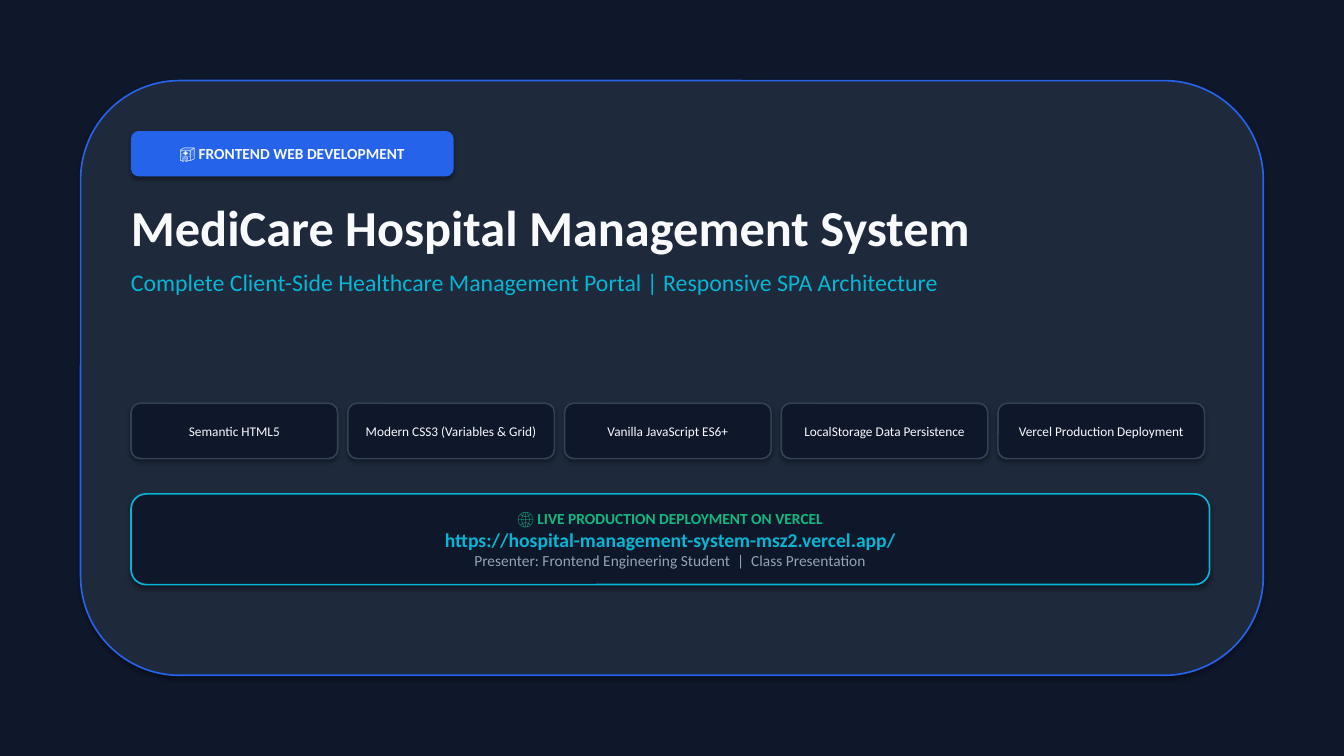
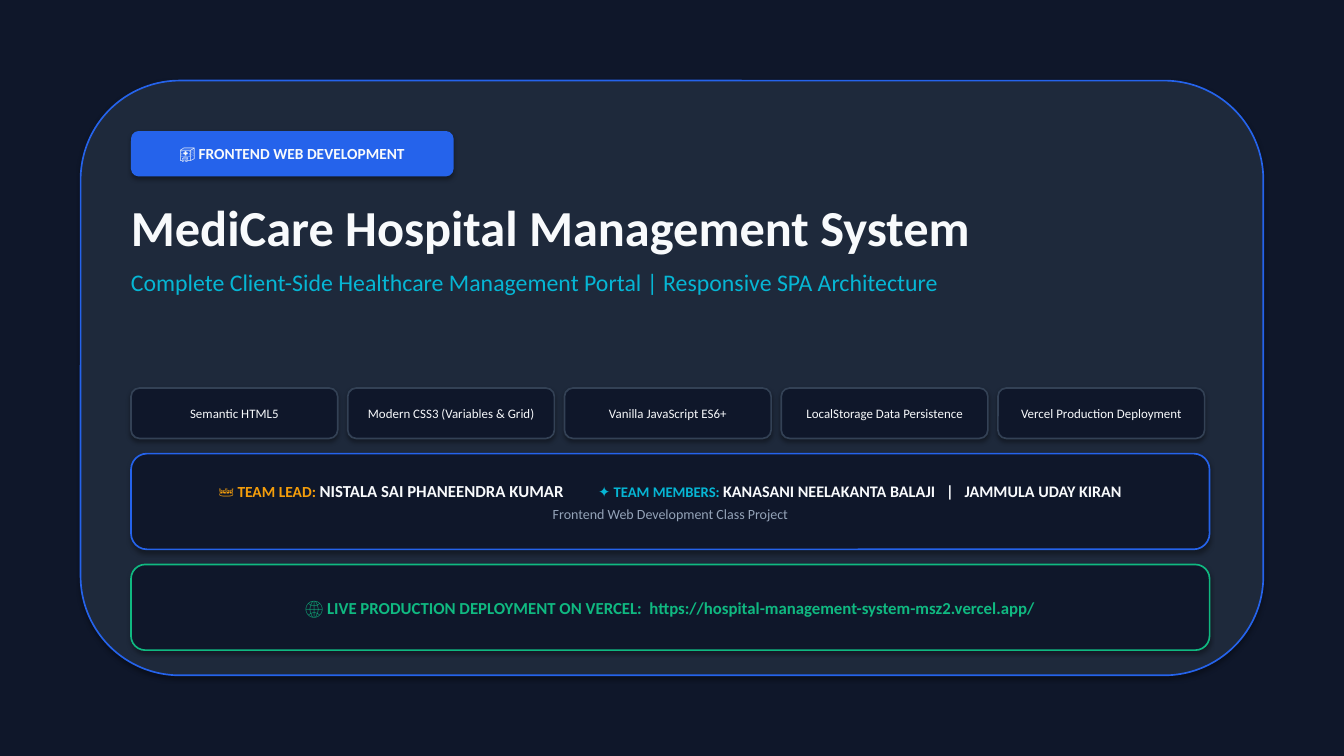
Before and after one commit to Udaykiranjammula-alpha/hospital-management-system, a slide deck: slide 1 of presentation/Medicare_HMS_Presentation.pptx. Drawn at 1344x756 pixels with LibreOffice and Linux fonts; fonts in the diff are those of the drawing. Boxes give left, top, right and bottom in pixels: in the first picture for what was removed or moved away, otherwise in the second. Text is boxed around its words. In the diff, an @@ line names an element or a change of style, - is before the commit and + after.

Commit message:
Add Project Engineering Team credits: NISTALA SAI PHANEENDRA KUMAR (Lead), KANASANI NEELAKANTA BALAJI, JAMMULA UDAY KIRAN

```diff
--- a/presentation/Medicare_HMS_Presentation.pptx
+++ b/presentation/Medicare_HMS_Presentation.pptx
@@ rounded rectangle "Semantic HTML5": place and size @@
-rounded rectangle "Semantic HTML5" at (131,403,338,459)
+rounded rectangle "Semantic HTML5" at (131,388,338,439)
@@ rounded rectangle "Modern CSS3 (Variables & Grid)": place and size @@
-rounded rectangle "Modern CSS3 (Variables & Grid)" at (348,403,555,459)
+rounded rectangle "Modern CSS3 (Variables & Grid)" at (348,388,555,439)
@@ rounded rectangle "Vanilla JavaScript ES6+": place and size @@
-rounded rectangle "Vanilla JavaScript ES6+" at (565,403,771,459)
+rounded rectangle "Vanilla JavaScript ES6+" at (565,388,771,439)
@@ rounded rectangle "LocalStorage Data Persistence": place and size @@
-rounded rectangle "LocalStorage Data Persistence" at (781,403,988,459)
+rounded rectangle "LocalStorage Data Persistence" at (781,388,988,439)
@@ size 9.5 to 9.2 pt in 5 elements at (131,388,338,439), (348,388,555,439), (565,388,771,439), (781,388,988,439), (998,388,1205,439) @@
@@ rounded rectangle "Vercel Production Deployment": place and size @@
-rounded rectangle "Vercel Production Deployment" at (998,403,1205,459)
+rounded rectangle "Vercel Production Deployment" at (998,388,1205,439)
@@ rounded rectangle added at (131,454,1210,549), fill #0F172A, outline #2563EB 1.2 pt, 11.5 pt, text #F8FAFC, bold @@
+👑 TEAM LEAD: NISTALA SAI PHANEENDRA KUMAR ✦ TEAM MEMBERS: KANASANI NEELAKANTA BALAJI | JAMMULA UDAY KIRAN
+Frontend Web Development Class Project
@@ rounded rectangle "🌐 LIVE PRODUCTION DEPLOYMENT ON ...": place and size @@
-rounded rectangle "🌐 LIVE PRODUCTION DEPLOYMENT ON ..." at (131,494,1210,585)
+rounded rectangle "🌐 LIVE PRODUCTION DEPLOYMENT ON ..." at (131,565,1210,650)
@@ rounded rectangle "🌐 LIVE PRODUCTION DEPLOYMENT ON ..." at (131,565,1210,650): outline #06B6D4 1.2 pt to #10B981 1.2 pt @@
@@ text in rounded rectangle at (327,602,1034,617): text changed; size 11 to 12 pt; text colour #94A3B8 to #10B981 @@
-🌐 LIVE PRODUCTION DEPLOYMENT ON VERCEL
-https://hospital-management-system-msz2.vercel.app/
-Presenter: Frontend Engineering Student | Class Presentation
+🌐 LIVE PRODUCTION DEPLOYMENT ON VERCEL: https://hospital-management-system-msz2.vercel.app/
```
Also in this commit, not shown: 1 other slide changed, 6 other files.
